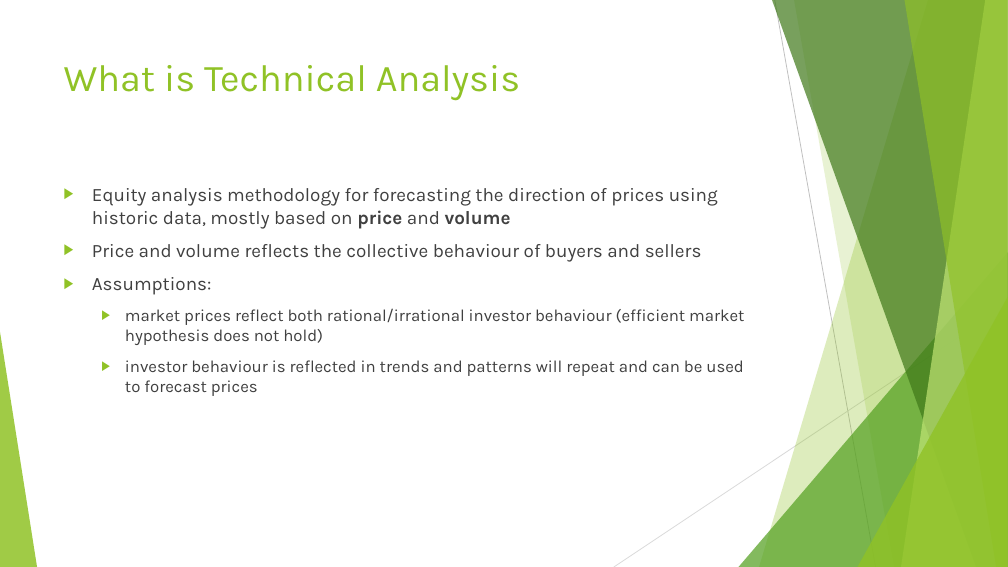
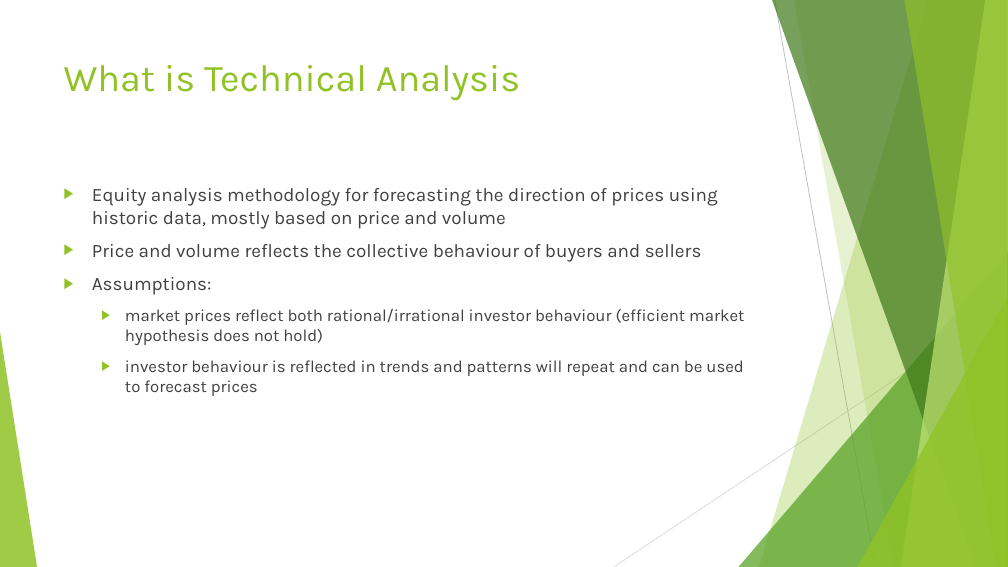
Before and after one commit to Charmendar/ComputeFinance_Presnstation, a slide deck: slide 3 of Technical Analysis-comparison.pptx. Drawn at 1008x567 pixels with LibreOffice and Linux fonts; fonts in the diff are those of the drawing. Boxes give left, top, right and bottom in pixels: in the first picture for what was removed or moved away, otherwise in the second. Text is boxed around its words. In the diff, an @@ line names an element or a change of style, - is before the commit and + after.

```diff
--- a/Technical Analysis-comparison.pptx
+++ b/Technical Analysis-comparison.pptx
@@ text at [92, 188, 718, 229]: bold off in "price volume" @@
```
Also in this commit, not shown: 5 other slides changed, 2 slides added, 1 slide removed.
